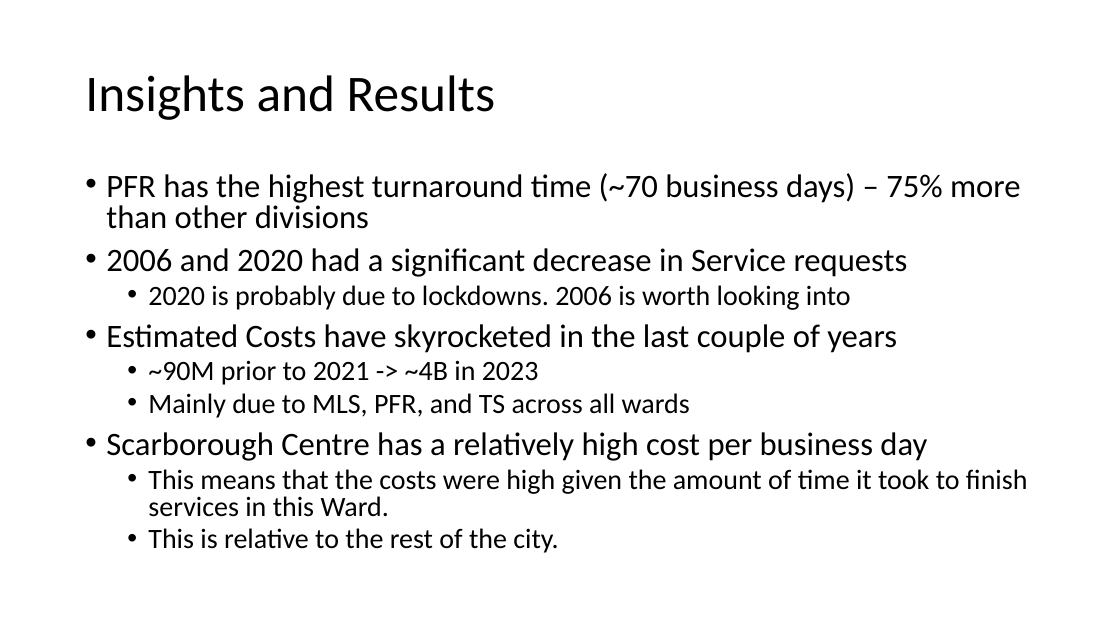
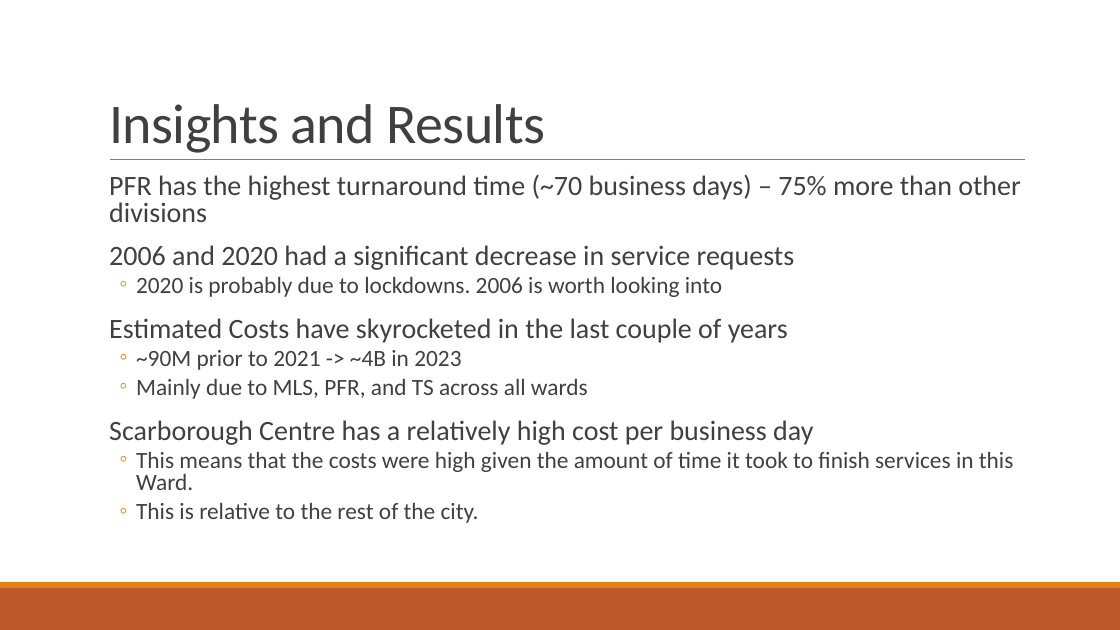
Before and after one commit to Shafquat/SSI, a slide deck: slide 8 of presentation/Take-Home Assignment.pptx. Drawn at 1120x630 pixels with LibreOffice and Linux fonts; fonts in the diff are those of the drawing. Boxes give left, top, right and bottom in pixels: in the first picture for what was removed or moved away, otherwise in the second. Text is boxed around its words. In the diff, an @@ line names an element or a change of style, - is before the commit and + after.

```diff
--- a/presentation/Take-Home Assignment.pptx
+++ b/presentation/Take-Home Assignment.pptx
@@ title "Insights and Results": place and size @@
-title "Insights and Results" at <box>85,75,495,120</box>
+title "Insights and Results" at <box>109,104,546,153</box>
@@ title "Insights and Results" at <box>109,104,546,153</box>: size 44 to 48 pt, text colour #000000 to #404040, letter spacing 0 to -0.5 pt; line spacing 0.9 to 0.85; vertical alignment middle to bottom @@
@@ text at <box>109,174,1020,523</box>: size 28 to 24 pt in "PFR has the highest turnaround time (~70 ...", "Estimated Costs have skyrocketed in the last ...", "Scarborough Centre has a relatively high cost ..."; text colour #000000 to #404040 in "PFR has the highest turnaround time (~70 ...", "2020 is probably due to lockdowns. 2006 ...", "Estimated Costs have skyrocketed in the last ...", "~90M prior to 2021 -> ~4B in ..." and 4 more places; size 24 to 20 pt in "2020 is probably due to lockdowns. 2006 ...", "~90M prior to 2021 -> ~4B in ...", "Mainly due to MLS, PFR, and TS ...", "This means that the costs were high ..." and 1 more places; bullet • to  ; more space between paragraphs; bullet • to ◦ @@
@@ line added from (110, 160) to (1026, 160), #808080 0.5 pt @@
@@ text at <box>109,245,795,270</box>: text changed; size 28 to 24 pt; text colour #000000 to #404040 @@
-• 2006 and 2020 had a significant decrease in Service requests
+  2006 and 2020 had a significant decrease in service requests
@@ rectangle added at <box>0,588,1120,630</box>, fill #BD582C @@
@@ rectangle added at <box>0,582,1120,588</box>, fill #E48312 @@
```
Also in this commit, not shown: 7 other slides changed, 2 slides added, 2 other files.
